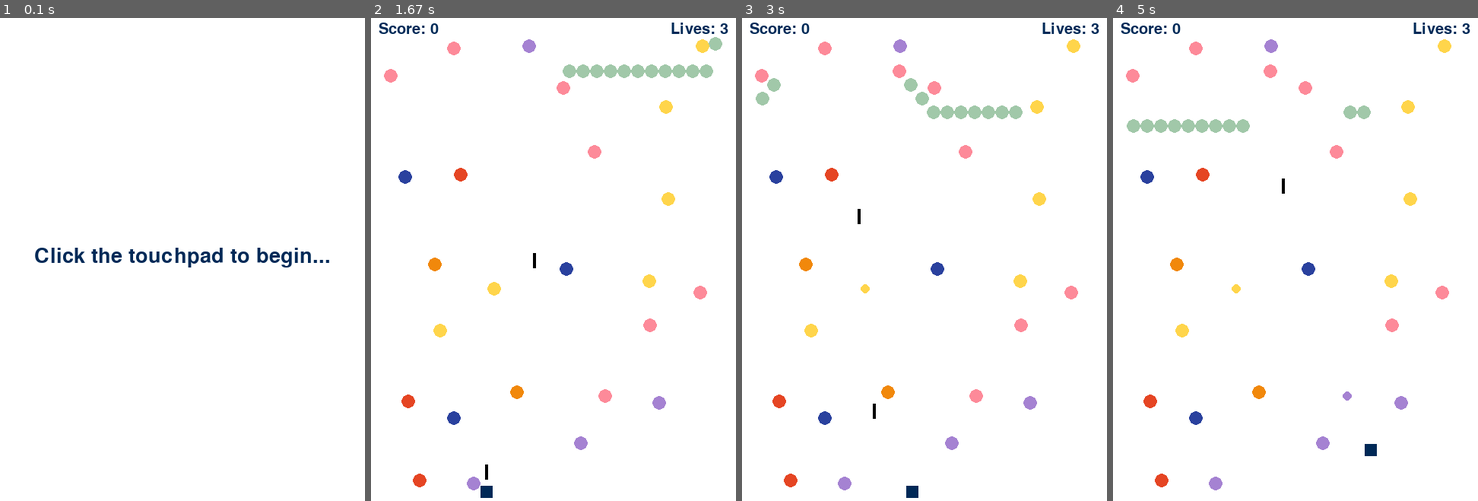
Above: before the commit, frames 1-4 (left to right).
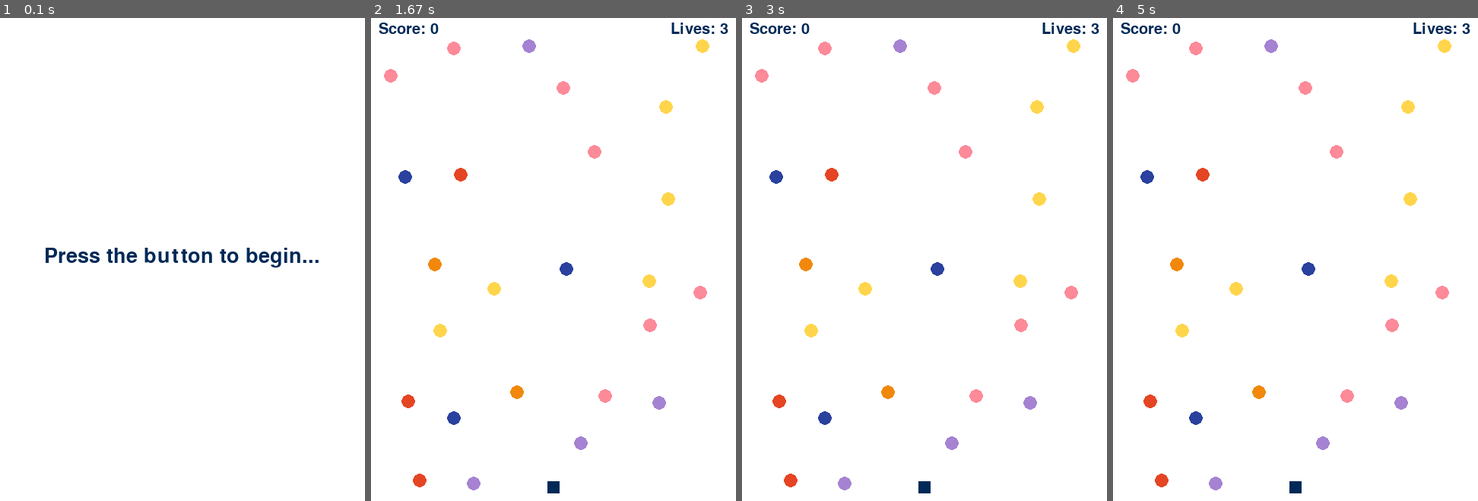
Above: after the commit, the same moments.

Repository: HarryJain/CPSC-334
Game: pygame game, started from Module2/Task2/centipede.py
Same seed, same stepped clock (60 frames per second), same inputs: the game is played once before the commit and once after it.
Inputs (mouse positions are in pixels of both pictures, inside the frame that each line leads up to):
- Up to frame 1 (0.1 s): no input
- Up to frame 2 (1.67 s): click (553, 259) at 0.38 s; click (546, 317) at 0.72 s; hold Left 1-1.53 s; tap Space at 1.07, 1.37, 1.63 s; hold Down from 1.57 s (still down)
- Up to frame 3 (3 s): release Down at 1.87 s; hold Left 1.9-2.3 s; tap Space at 1.97, 2.27, 2.4, 2.8 s; hold Up 2.33-2.7 s; hold Right from 2.73 s (still down)
- Up to frame 4 (5 s): tap Space at 3.1, 3.47, 3.87, 4.17, 4.37, 4.67, 4.87 s; release Right at 3.37 s; hold Down 3.4-3.77 s; hold Left 3.8-4.27 s; hold Right 4.3-4.77 s; hold Up from 4.8 s (still down)

The runs differ from the first frame. In frame 1, 1.4% of the frame differs, in the area x 9-91%, y 47-52%; in frame 2, 1.2%; in frame 3, 1.2%; in frame 4, 1.3%.

Commit message:
Finally fixed resting button states, cleaned up level transitions and controls

Diff:
--- a/Module2/Task2/centipede.py
+++ b/Module2/Task2/centipede.py
@@ -3,10 +3,10 @@
 import pygame
 from pygame import display as pydisplay, time as pytime, event as pyevent, font as pyfont, draw as pydraw, key as pykey
 from pygame import *
-from pygame import joystick
 import serial
-from time import sleep
 import threading
+from sys import argv
+
 #from gpiozero import Button
 
 
@@ -49,7 +49,7 @@
 
 
 # esp_vals constants
-REP_COUNT = 3
+REP_COUNT = 4
 JOY_X = 0
 JOY_Y = 1
 JOY_BUTTON = 2
@@ -69,8 +69,10 @@
 def read_esp():
   global esp_vals
 
-  ser = serial.Serial('/dev/ttyUSB0', 115200, timeout = 1)
-  #ser = serial.Serial('/dev/tty.SLAB_USBtoUART', 115200, timeout = 1)
+  if len(argv) > 1 and argv[1] == '--pi':
+    ser = serial.Serial('/dev/ttyUSB0', 115200, timeout = 1)
+  else:
+    ser = serial.Serial('/dev/tty.SLAB_USBtoUART', 115200, timeout = 1)
   ser.flush()
 
   reps = []
@@ -84,7 +86,6 @@
       if len(reps) == REP_COUNT:
         esp_vals = [ int(sum([ reps[j][i] for j in range(REP_COUNT) ]) / REP_COUNT) for i in range(5) ]
         reps = []
-        #print(esp_vals)
 
 
 def collide(obj1, obj2):
@@ -142,6 +143,7 @@
         self.laserz = []
         self.cooldown_counter = 0
         self.rect = pygame.Rect(self.x, self.y, self.size, self.size)
+        self.score = 0
 
     def draw(self, window):
         self.rect = pygame.Rect(self.x, self.y, self.size, self.size)
@@ -190,11 +192,13 @@
                     if laser.collision(segment):
                         hit['segments'].append(segment)
                         segments.remove(segment)
+                        self.score += 10
                         if laser in self.laserz:
                             self.laserz.remove(laser)
                 for obstacle in obstacles:
                     if laser.collision(obstacle):
                         hit['obstacles'].append(obstacle)
+                        self.score += 1
                         obstacle.radius -= 3
                         obstacle.color = ocolors[random.randint(0, len(ocolors) - 1)]
                         if obstacle.radius <= 0:
@@ -290,19 +294,20 @@
     # Mac
     # ser = serial.Serial('/dev/tty.SLAB_USBtoUART', 115200, timeout = 1)
     # ser.flush()
-    esp_thread = threading.Thread(target = read_esp, name = "esp")
-    esp_thread.start()
+    # esp_thread = threading.Thread(target = read_esp, name = "esp")
+    # esp_thread.start()
 
     # Top-level variables
     run = True
     lost = False
 
-    score = 0
     lives = 3
 
     main_font = pyfont.SysFont("comicsans", 30)
 
     clock = pytime.Clock()
+
+    screenshot_count = 0
 
     psize = 16
     pvel = 5
@@ -312,6 +317,7 @@
     clength = random.randint(10, 13)
     cvel = 3
     csize = 9
+    initial = True
 
     lvel = 8
 
@@ -337,7 +343,7 @@
     def redraw_window(color = WHITE):
         WIN.fill(color)
 
-        score_label = main_font.render(f"Score: {score}", 1, NAVY)
+        score_label = main_font.render(f"Score: {player.score}", 1, NAVY)
         lives_label = main_font.render(f"Lives: {lives}", 1, NAVY)
 
         WIN.blit(score_label, (10, 10))
@@ -366,6 +372,7 @@
                 #print(esp_vals)'''
 
         clock.tick(FPS)
+        label_height = redraw_window()
 
         for event in pyevent.get():
             if event.type == pygame.QUIT:
@@ -374,13 +381,30 @@
                 if event.key == pygame.K_p:
                     pause = not pause
             if event.type == pygame.MOUSEBUTTONDOWN:
-                pygame.image.save(WIN, "screenshot.jpg")
+                pygame.image.save(WIN, f"screenshot{screenshot_count}.jpg")
+
+        pause = esp_vals[SWITCH] == 0
+        if esp_vals[JOY_BUTTON] == 0:
+            pygame.image.save(WIN, f"screenshot{screenshot_count}.jpg")
 
         if not pause:
             # clock.tick(FPS)
-            label_height = redraw_window()
+            #label_height = redraw_window()
 
             if len(centipedes) == 0:# or len(centipedes[0].segments) == 0:
+                if not initial:
+                    redraw_window(GREEN)
+                    pause = True
+                    for i in range(FPS * 2):
+                        clock.tick(FPS)
+                        for event in pyevent.get():
+                            if event.type == pygame.MOUSEBUTTONDOWN:
+                                pygame.image.save(WIN, f"screenshot{screenshot_count}.jpg")
+                        if esp_vals[JOY_BUTTON] == 0:
+                            pygame.image.save(WIN, f"screenshot{screenshot_count}.jpg")
+                else:
+                    initial = False
+                pause = False
                 centipedes = [Centipede(WIDTH, csize + label_height + 10, csize, cvel)]
                 # clength = random.randint(10, 13)
                 # for i in range(clength):
@@ -404,7 +428,7 @@
             if keys[pygame.K_RIGHT] or esp_vals[JOY_X] > 3000:
                 player.move((1, 0), obstacles)
             # Move up
-            if keys[pygame.K_UP] or esp_vals[JOY_X] < 2600:
+            if keys[pygame.K_UP] or esp_vals[JOY_Y] < 2600:
                 player.move((0, -1), obstacles)
             # Move down
             if keys[pygame.K_DOWN] or esp_vals[JOY_Y] > 3000:
@@ -423,8 +447,11 @@
                         clock.tick(FPS)
                         for event in pyevent.get():
                             if event.type == pygame.MOUSEBUTTONDOWN:
-                                pygame.image.save(WIN, "screenshot.jpg")
+                                pygame.image.save(WIN, f"screenshot{screenshot_count}.jpg")
+                        if esp_vals[JOY_BUTTON] == 0:
+                            pygame.image.save(WIN, f"screenshot{screenshot_count}.jpg")
                     pause = False
+                    initial = True
                     if lives <= 0:
                         run = False
 
@@ -450,9 +477,13 @@
 def main():
     title_font = pyfont.SysFont("comicsans", 40)
     run = True
+
+    esp_thread = threading.Thread(target = read_esp, name = "esp")
+    esp_thread.start()
+
     while run:
         WIN.fill(WHITE)
-        title_label = title_font.render("Click the touchpad to begin...", 1, NAVY)
+        title_label = title_font.render("Press the button to begin...", 1, NAVY)
         WIN.blit(title_label, (WIDTH / 2 - title_label.get_width() / 2, HEIGHT / 2 - title_label.get_height() / 2))
         pydisplay.update()
         for event in pyevent.get():
@@ -460,6 +491,8 @@
                 run = False
             if event.type == pygame.MOUSEBUTTONDOWN:
                 game()
+        if esp_vals[BUTTON] == 0:
+            game()
     pygame.quit()
 
 
Binary file changed: Module2/screenshot.jpg
Binary file added: Module2/screenshot0.jpg
Not shown, changed: Module2/.DS_Store
Not shown, changed: Module2/simple_joystick_reader/simple_joystick_reader.ino
